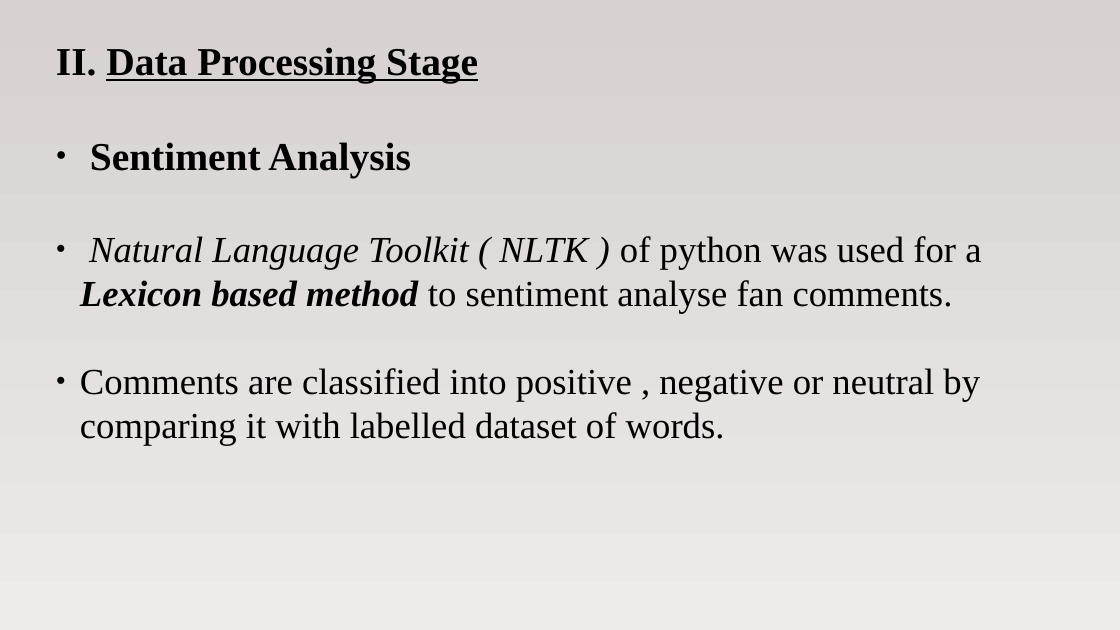
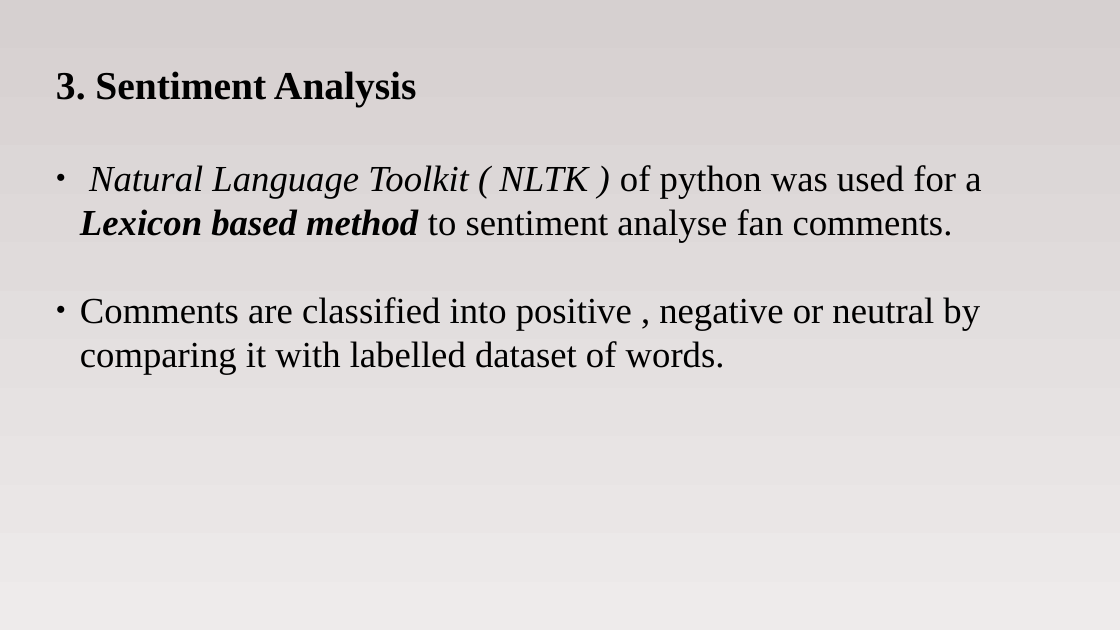
Before and after one commit to alfinwilliam/Sports-Match-Analysis-using-Social-Media-Mining, a slide deck: slide 16 of docs/projectppt.odp. Drawn at 1120x630 pixels with LibreOffice and Linux fonts; fonts in the diff are those of the drawing. Boxes give left, top, right and bottom in pixels: in the first picture for what was removed or moved away, otherwise in the second. Text is boxed around its words. In the diff, an @@ line names an element or a change of style, - is before the commit and + after.

```diff
--- a/docs/projectppt.odp
+++ b/docs/projectppt.odp
@@ subtitle at (106,47,478,84): paragraph removed @@
-II. Data Processing Stage
@@ subtitle at (95,71,417,107): bullet ● to 1. @@
```
Also in this commit, not shown: 3 other slides changed, 1 slide added, 1 other file.
